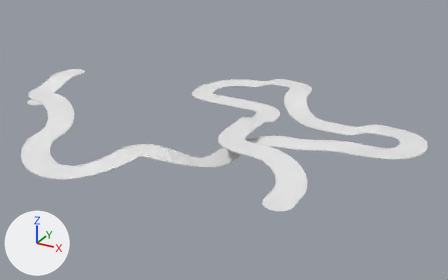
An edit to the OBJ model Maps/Meshes/single_surface_height.obj, drawn before and after from the same camera.
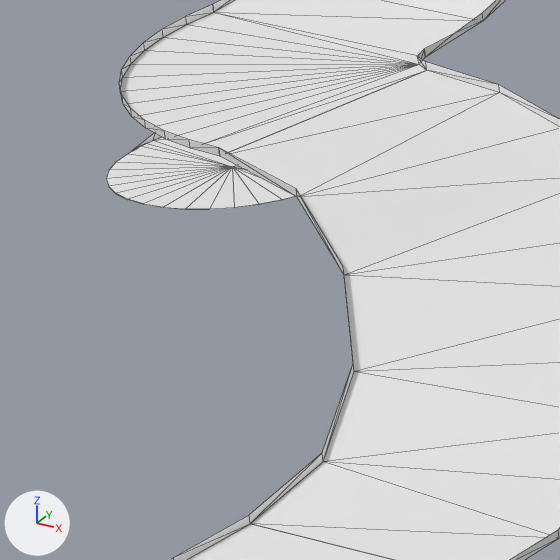
Each version is shown whole from a camera (50 mm lens) standing at (1369.4, -1149.4, 276.7) and looking at (1070.5, -605.9, 4.9), then close up on the part from 4% to 15% of the width and 31% to 48% of the height. Every picture has the same lights, and +X, +Y and +Z are marked at lower left. The older version's two pictures come first. The close-ups show mesh edges as thin lines. Where no turn or scale is listed for an object, it has been applied to the vertices. Vertices at exactly the same position are counted once.

Script lines for the objects in view, before the commit:
```python
me_single_surface_height = bpy.data.meshes.new('single_surface_height')
me_single_surface_height.from_pydata(...)  # 968 vertices, 1246 faces; spans x 803.0..1277.0, y -797.0..-419.0, z 10.0..59.0
me_single_surface_height.materials.append(mat_material_0)  # white #e7e7e7
ob_single_surface_height = bpy.data.objects.new('single_surface_height', me_single_surface_height)
ob_single_surface_height.location = (0.0, 0.0, 0.0)
```
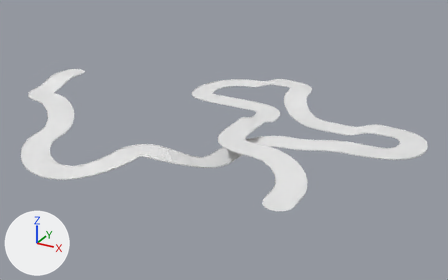
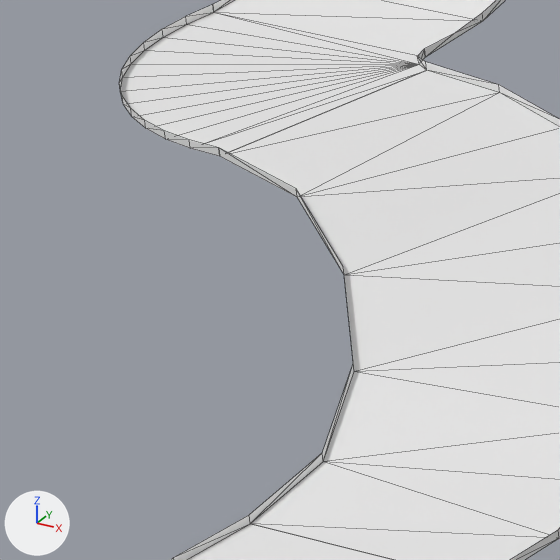
Location of each change, (x1, y1, x2, y2) in pixels of the close-ups (560 x 560 px):
'single_surface_height', reshaped
    before: (106, 0, 560, 560)
    after: (119, 0, 560, 560)
part 1 of me_single_surface_height, deleted
    before: (106, 133, 295, 209)

Patch to the scene script:
```diff
--- a/Maps/Meshes/single_surface_height.obj.py
+++ b/Maps/Meshes/single_surface_height.obj.py
@@ me_single_surface_height @@
 # used by ob_single_surface_height; location = (0.0, 0.0, 0.0)
-me_single_surface_height.from_pydata(...)  # 968 vertices, 1246 faces; spans x 803.0..1277.0, y -797.0..-419.0, z 10.0..59.0
+me_single_surface_height.from_pydata(...)  # 917 vertices, 1179 faces; spans x 867.0..1277.0, y -797.0..-419.0, z 10.0..59.0
+# me_single_surface_height part 1: the loose piece of 51 vertices spanning x 803.0..829.0, y -637.0..-608.0, z 10.0..11.0 is deleted
 me_single_surface_height.materials.append(mat_material_0)
```
